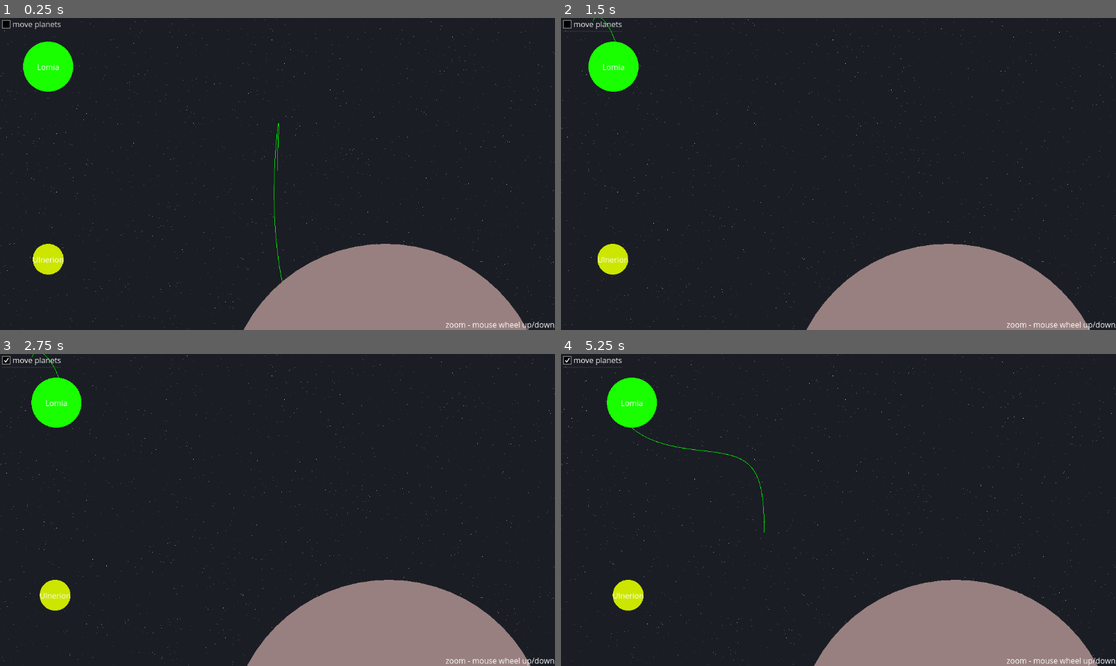
Above: before the commit, frames 1-4 (two rows, left to right).
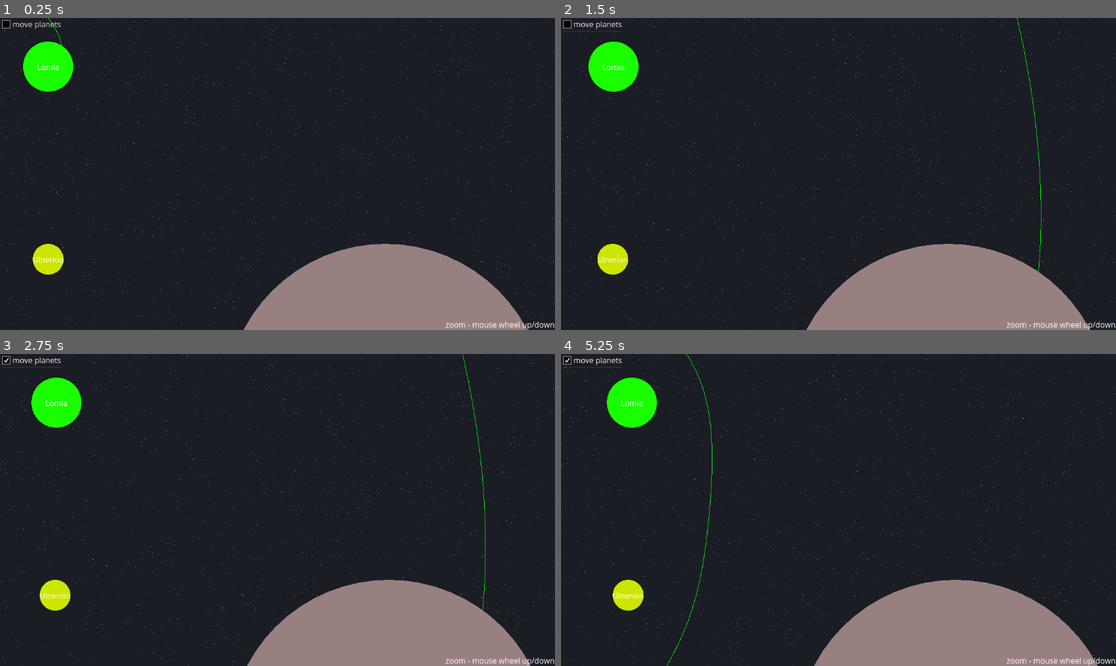
Above: after the commit, the same moments.

Repository: shaninalex/lineattractor
Game: Godot game, scene res://root.tscn
Same seed, same stepped clock (60 frames per second), same inputs: the game is played once before the commit and once after it.
Inputs (mouse positions are in pixels of both pictures, inside the frame that each line leads up to):
- Up to frame 1 (0.25 s): no input
- Up to frame 2 (1.5 s): click "move planets" at 0.5 s; click "move planets" at 1.25 s
- Up to frame 3 (2.75 s): click "move planets" at 2 s
- Up to frame 4 (5.25 s): move the mouse to (960, 494) at 2.77 s; click (960, 494) at 2.92 s; drag from (727, 525) to (810, 572) at 3.52 s; move the mouse to (894, 441) at 4.27 s; click (894, 441) at 4.42 s; drag from (810, 572) to (672, 463) at 5.02 s

The runs differ from the first frame. In frame 1, 0.1% of the frame differs, in the area x 8-51%, y 0-85%; in frame 2, 0.1%; in frame 3, 0.1%; in frame 4, 0.3%, in the area x 12-37%, y 0-100%.

Commit message:
feat(zoom): create scale zoom ( precision issue )

Diff:
--- a/core/scripts/camera.gd
+++ b/core/scripts/camera.gd
@@ -1,43 +1,51 @@
 extends Camera2D
 
-var zoom_min := Vector2(0.1, 0.1)
-var zoom_max := Vector2(1000.0, 1000.0)
-var zoom_step := 2.05
+@export var world: Node2D
 
+@export var zoom_min := 0.001
+@export var zoom_max := 1_000_000.0
+@export var zoom_step := 1.1  # Controls zoom smoothness
+
+var target_zoom: float = 1.0
 var dragging := false
 var last_mouse_position := Vector2.ZERO
 
+func _ready() -> void:
+	if not world: return
+	zoom = Vector2.ONE
+
 func _unhandled_input(event: InputEvent) -> void:
-	# Zoom
 	if event is InputEventMouseButton:
 		if event.button_index == MOUSE_BUTTON_WHEEL_UP and event.pressed:
 			_camera_zoom_out()
 		elif event.button_index == MOUSE_BUTTON_WHEEL_DOWN and event.pressed:
 			_camera_zoom_in()
-
-		# Start or stop drag
 		elif event.button_index == MOUSE_BUTTON_RIGHT:
 			dragging = event.pressed
 			last_mouse_position = get_viewport().get_mouse_position()
 
 	elif event is InputEventMouseMotion and dragging:
 		var current_mouse_position = get_viewport().get_mouse_position()
-		var delta = (last_mouse_position - current_mouse_position) * zoom
-		position += delta
+		var delta = (current_mouse_position - last_mouse_position)
+		world.position += delta  # move world, not camera
 		last_mouse_position = current_mouse_position
 
+func apply_zoom() -> void:
+	var mouse_pos := get_viewport().get_mouse_position()
+	var world_mouse_before := world.to_local(mouse_pos)
+
+	world.scale = Vector2.ONE * target_zoom
+
+	var world_mouse_after := world.to_local(mouse_pos)
+	var offset := world_mouse_after - world_mouse_before
+	world.position += offset * world.scale
+
 func _camera_zoom_in() -> void:
-	var scale_factor := 1.0 - (0.1 * zoom.length()) / 10.0
-	scale_factor = clamp(scale_factor, 0.01, 0.95)
-	var new_zoom = zoom * scale_factor
-	new_zoom.x = clamp(new_zoom.x, zoom_min.x, zoom_max.x)
-	new_zoom.y = clamp(new_zoom.y, zoom_min.y, zoom_max.y)
-	zoom = new_zoom
+	target_zoom /= zoom_step
+	target_zoom = clamp(target_zoom, zoom_min, zoom_max)
+	apply_zoom()
 
 func _camera_zoom_out() -> void:
-	var scale_factor := 1.0 + (0.1 * zoom.length()) / 10.0
-	scale_factor = clamp(scale_factor, 1.05, 5.0)
-	var new_zoom = zoom * scale_factor
-	new_zoom.x = clamp(new_zoom.x, zoom_min.x, zoom_max.x)
-	new_zoom.y = clamp(new_zoom.y, zoom_min.y, zoom_max.y)
-	zoom = new_zoom
+	target_zoom *= zoom_step
+	target_zoom = clamp(target_zoom, zoom_min, zoom_max)
+	apply_zoom()
--- a/core/scripts/map.gd
+++ b/core/scripts/map.gd
@@ -1,6 +1,6 @@
 extends Node2D
 
-@onready var planets: Node2D = $Planets
+@onready var planets: Node2D = $world/Planets
 
 func _ready() -> void:
 	load_planets_from_json("res://resources/plantes.json")
--- a/core/scripts/path.gd
+++ b/core/scripts/path.gd
@@ -14,7 +14,8 @@
 	if p_manager.get_all().is_empty():
 		return
 
-	var start = get_global_mouse_position()
+	var mouse_pos = get_viewport().get_mouse_position()
+	var start = get_parent().to_local(mouse_pos)
 	var planets = p_manager.get_all()
 	var _points = simulate_path(start, initial_velocity, planets, course_length, step)
 	draw_course(_points)
@@ -34,7 +35,7 @@
 		for body in bodies:
 			if not body.is_inside_tree():
 				continue
-			var r : Vector2 = body.global_position - pos
+			var r : Vector2 = body.position - pos
 			var distance_sq := r.length_squared()
 			if distance_sq < 1.0:
 				continue
@@ -46,7 +47,7 @@
 		var new_pos := pos + vel * dt
 		for body in bodies:
 			var planet_radius = body.planet_size / 2.0
-			if path_manager.segment_intersects_circle(pos, new_pos, body.global_position, planet_radius):
+			if path_manager.segment_intersects_circle(pos, new_pos, body.position, planet_radius):
 				# TODO: signal about hit the planet
 				#print("Hit planet ", body.planet_name, " at ", new_pos)
 				path.append(new_pos)
--- a/core/scripts/path_manager.gd
+++ b/core/scripts/path_manager.gd
@@ -9,7 +9,7 @@
 		var acc := Vector2.ZERO
 
 		for body in bodies:
-			var r: Vector2 = body.global_position - pos
+			var r: Vector2 = body.position - pos
 			var distance_sq := r.length_squared()
 			if distance_sq < 1.0:
 				continue
--- a/core/scripts/planet.gd
+++ b/core/scripts/planet.gd
@@ -14,7 +14,7 @@
 
 func _process(delta: float) -> void:
 	if move:
-		global_position.x += speed * delta
+		position.x += speed * delta
 
 func _draw() -> void:
 	# planet circle
--- a/root.tscn
+++ b/root.tscn
@@ -52,15 +52,20 @@
 grow_vertical = 0
 text = "zoom - mouse wheel up/down"
 
-[node name="Camera2D" type="Camera2D" parent="."]
+[node name="Camera2D" type="Camera2D" parent="." node_paths=PackedStringArray("world")]
 position = Vector2(576, 323)
-limit_smoothed = true
 editor_draw_limits = true
 editor_draw_drag_margin = true
 script = ExtResource("1_jnlp7")
+world = NodePath("../world")
 
-[node name="path" type="Line2D" parent="."]
+[node name="world" type="Node2D" parent="."]
+position = Vector2(576, 323)
+
+[node name="path" type="Line2D" parent="world"]
+position = Vector2(-576, -323)
 script = ExtResource("2_pyidc")
 course_length = 1000
 
-[node name="Planets" type="Node2D" parent="."]
+[node name="Planets" type="Node2D" parent="world"]
+position = Vector2(-576, -323)
